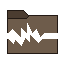
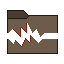
The second 64px x 64px image is a revision of the first. Changes to its layers:
pixels changed over [13, 23, 31, 47] (layer not identified)